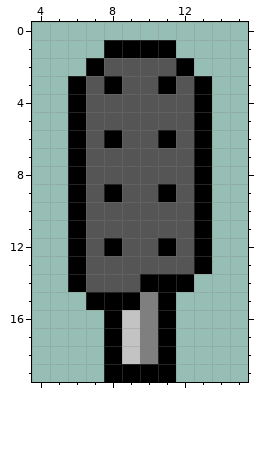
A pixel-art sprite gets an edit: assets/engine.png. The picture above is the old version.
The file is 20x20 pixels. Shown: x 4..15, y 0..19.
Once edited:
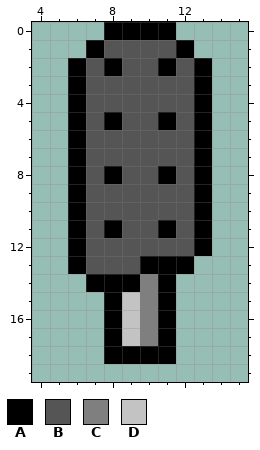
Palette (. is transparent): A #000000  B #555555  C #7f7f7f  D #c3c3c3
The edit:
There is now colour A in row 0 at x 8 to 11; in row 1 at x 7 and 12; in row 2 at x 6 and 13.
The edit turns colour B into colour A in row 2 at x 8 and 11; in row 5 at x 8 and 11; in row 8 at x 8 and 11; in row 11 at x 8 and 11; in row 13 at x 10 to 12; in row 14 at x 7 to 9.
The edit turns colour C into colour A in row 18 at x 10.
The edit turns colour D into colour A in row 18 at x 9.
The edit turns colour A into colour B in row 1 at x 8 to 11; in row 2 at x 7 and 12; in row 3 at x 8 and 11; in row 6 at x 8 and 11; in row 9 at x 8 and 11; in row 12 at x 8 and 11.
The edit turns colour A into colour C in row 14 at x 10.
The edit turns colour A into colour D in row 15 at x 9.
Colour A is gone in row 13 at x 13; in row 14 at x 6 and 12; in row 15 at x 7; in row 19 at x 8 to 11.
